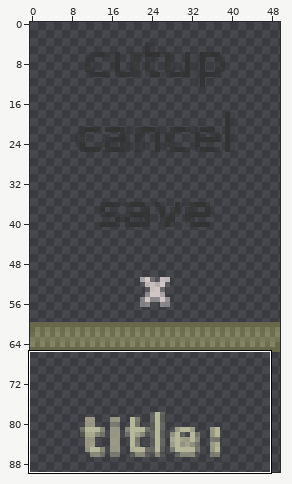
One commit to this sprite sheet: spaces/Cutups/button_sprite.png. Above, an overview of the earlier version with the close-up marked.
Close-up. First the earlier version:
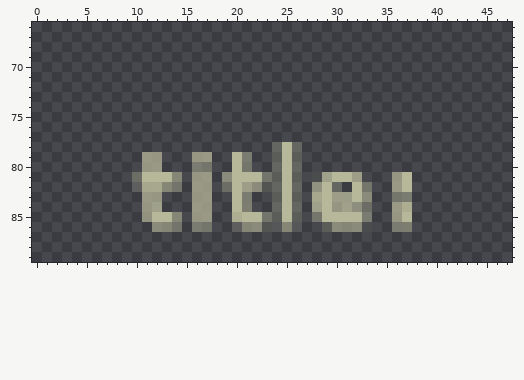
The file is 50x90 pixels. Pixels under 10% opacity are left out. Colours within 5 levels of each other are drawn and written as one. Shown: x 0..47, y 66..89. The commit also changed other parts of the picture, which this record leaves out.
Once edited:
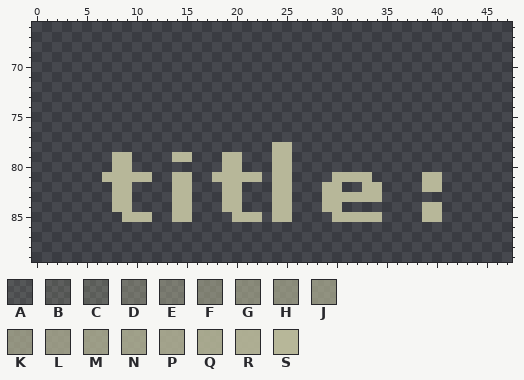
Palette (. is transparent): A #b7b79922  B #b7b79933  C #b7b79944  D #b7b79966  E #b7b79977  F #b7b79988  G #b7b79999  H #b7b799a1  J #b7b799aa  K #b7b799b1  L #b7b799bb  M #b7b799c5  N #b7b799cc  P #b7b799d2  Q #b7b799dd  R #b7b799eb  S #b7b799
What changed:
Changed rows in their new state; - is an unchanged pixel.
first column x 7:
78 -----------------S-.--------------
79 -SS-..-SS..-S-.--S-.--------------
80 -SS-..---..-S-.--S-.--------------
81 SSSS-..SS..SS---.S-.-..--SS--..-SS
82 -SS....SS..-S-...S-.-.-S-.SS-..-SS
83 -SS-..-SS..-S-.--S-.-.-SS-SS-..---
84 -SS-..-SS..-S-.--S-.-.-S...--..-SS
85 --SSS..SS..--S--.S-.-..---SS-..-SS
86 -----...-..--.......--.....--..---
Changed places in both close-ups, as pixel boxes (x1, y1, x2, y2):
changed: (102, 142, 442, 232)
